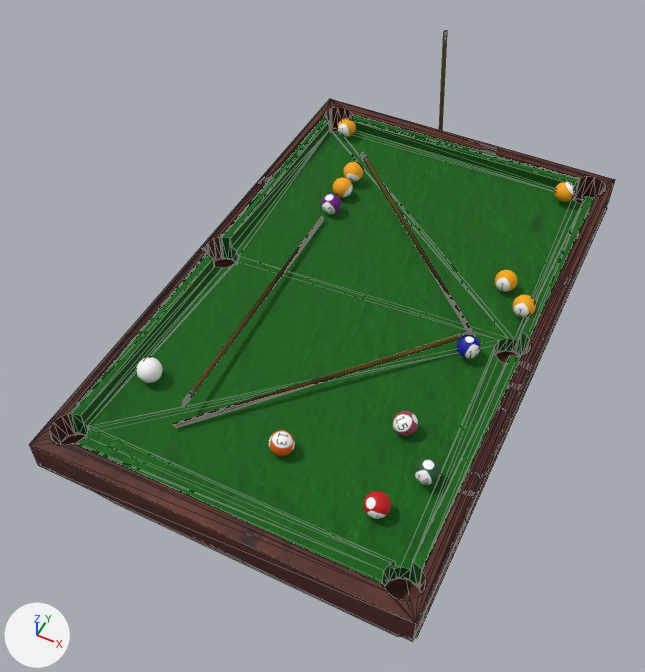
Before and after pictures for a commit that changed the COLLADA model BasicEngine/BasicEngine/Data/Circuitos/Billar/01/Billar01.DAE.
Before and after are seen from a 50 mm camera at (1.0, -2.41, 2.68) aimed at (-0.11, -0.19, -0.1). Arrows for +X, +Y and +Z are at lower left; the lights stay in place. Mesh edges are drawn as thin lines on the coarser meshes. Where no turn or scale is listed for an object, it has been applied to the vertices.

Script lines for the objects in view, before the commit:
```python
me_basemesa = bpy.data.meshes.new('BaseMesa')
me_basemesa.from_pydata(...)  # 17 vertices, 30 faces; spans x -0.74..0.74, y -1.17..1.17, z -0.46..0.0
me_basemesa.materials.append(mat_7___default_001)  # picture img_madera_jpg
me_box_taco02 = bpy.data.meshes.new('Box_Taco02')
me_box_taco02.from_pydata(...)  # 110 vertices, 216 faces; spans x -0.007..0.04, y -1.2..0.005, z -0.013..0.064
me_box_taco02.materials.append(mat_mappoolcue)  # picture img_poolcue_jpg
me_box_taco03 = bpy.data.meshes.new('Box_Taco03')
me_box_taco03.from_pydata(...)  # 110 vertices, 216 faces; spans x -0.875..0.006, y -0.006..0.828, z -0.013..0.064
me_box_taco03.materials.append(mat_mappoolcue)  # picture img_poolcue_jpg
ob_basemesa = bpy.data.objects.new('BaseMesa', me_basemesa)
ob_basemesa.location = (0.001, -0.053, -0.076)
ob_box_taco02 = bpy.data.objects.new('Box_Taco02', me_box_taco02)
ob_box_taco02.location = (-0.377, 0.344, 0.021)
ob_box_taco03 = bpy.data.objects.new('Box_Taco03', me_box_taco03)
ob_box_taco03.location = (0.479, -0.022, 0.021)
# also in view: 'Box_Taco04' at (0.07, -0.49, 0.05); 'Mesh_Tapicera' at (-0.01, -0.03, -0.01); 'Mesh_LateralMesa' at (0.0, -0.04, -0.01)
```
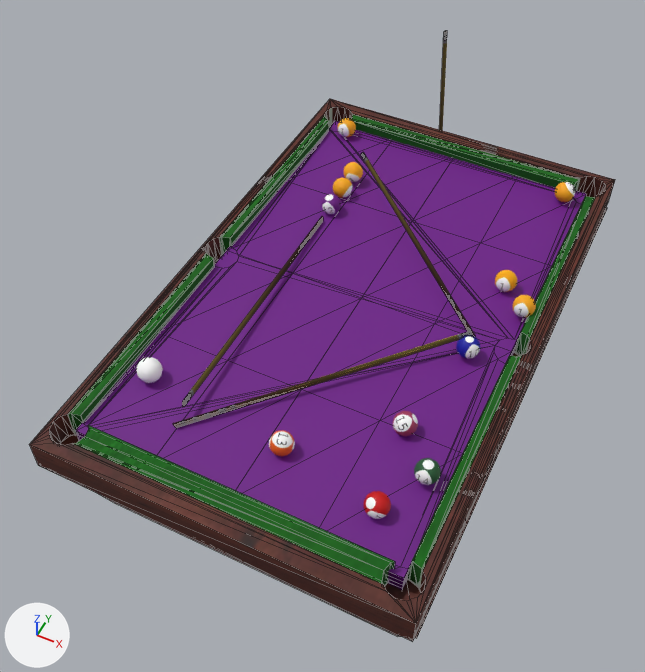
The change, as a diff of the scene's bpy script:
```diff
--- a/BasicEngine/BasicEngine/Data/Circuitos/Billar/01/Billar01.DAE.py
+++ b/BasicEngine/BasicEngine/Data/Circuitos/Billar/01/Billar01.DAE.py
@@ mat_coloreffectr108g8b136_material @@
+mat_coloreffectr108g8b136_material = principled_material('ColorEffectR108G8B136-material')
+mat_coloreffectr108g8b136_material.base_color = (0.15, 0.00243, 0.246)  # purple #6c0888
+mat_coloreffectr108g8b136_material.roughness = 0.64
@@ me_box_help_suelomesa @@
+me_box_help_suelomesa.from_pydata(...)  # 98 vertices, 192 faces; spans x -0.65..0.65, y -1.08..1.08, z 0.0..0.09
+me_box_help_suelomesa.materials.append(mat_coloreffectr108g8b136_material)  # purple #6c0888
@@ ob_box_help_suelomesa @@
+ob_box_help_suelomesa = bpy.data.objects.new('Box_Help_SueloMesa', me_box_help_suelomesa)
+ob_box_help_suelomesa.location = (-0.013, -0.012, -0.088)
```

Location of each change, (x1, y1, x2, y2) in pixels of the pictures (645 x 672 px):
'Box_Help_SueloMesa', added (purple)
    after: (76, 121, 586, 590)
'Mesh_Tapicera', unchanged, covered by the edit
    both: (68, 108, 595, 588)
